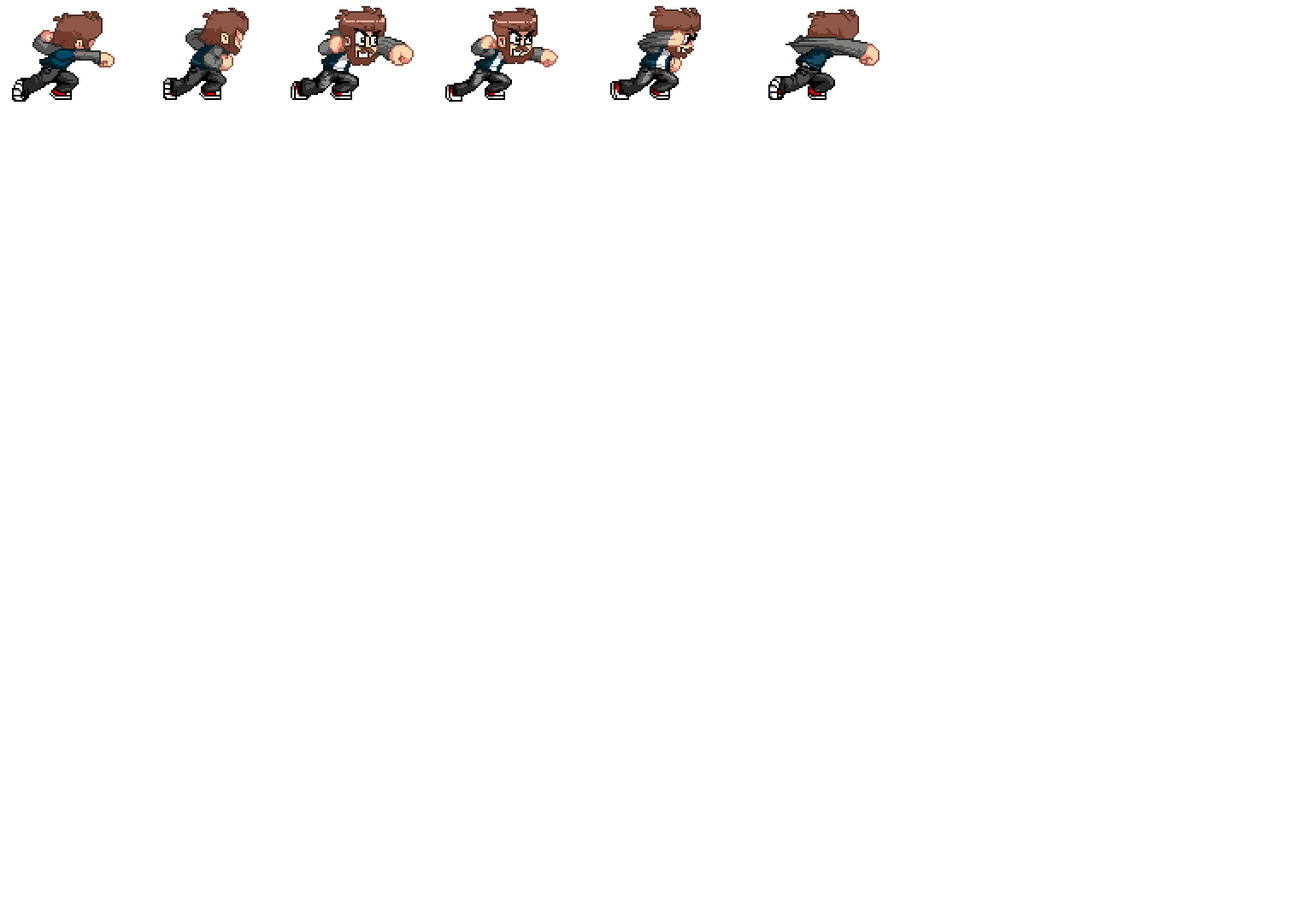
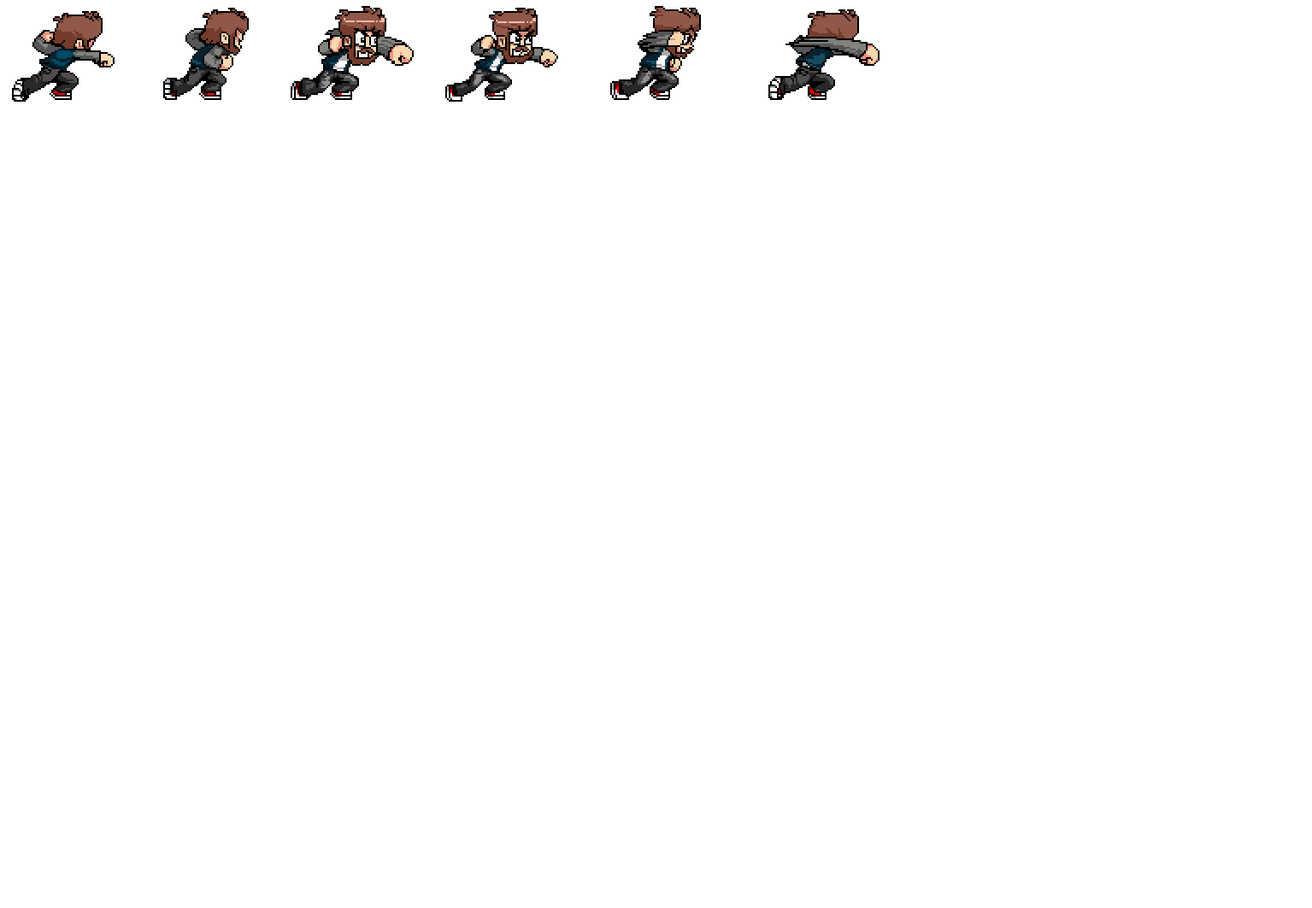
Two versions of the same layered image (1312 × 908). Layer-by-layer changes:
added layer "Camada 9" above "jorge 1" over [left=32, top=5, right=880, bottom=75]
